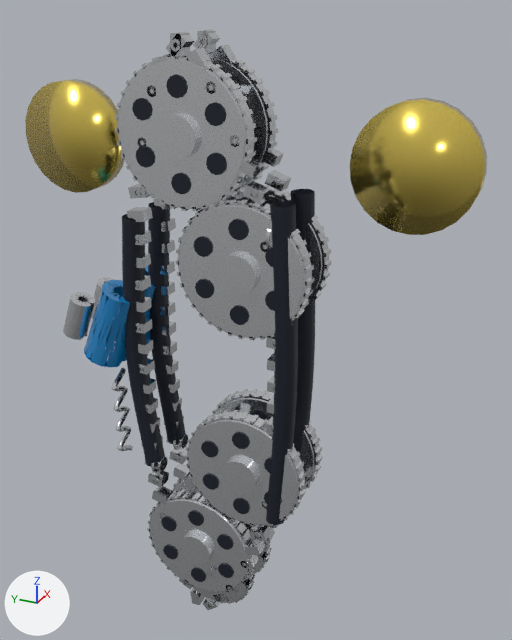
The glTF model public/models/engines/v12/timing-chain.glb, before and after one commit.
Rendered twice from a 50 mm camera at (-0.39, -0.203, 0.23) aimed at (0.023, -0.017, 0.024). The lights are fixed; the arrows at lower left show +X, +Y and +Z. The first picture is the older version. Where no turn or scale is listed for an object, it has been applied to the vertices. Vertices at exactly the same position are counted once.

Objects in the first picture: 'Cam_Gear_Bank1_Exhaust_Front_Plane', 'Cam_Gear_Bank1_Exhaust_Front_Plane_Center_12pt_Bolt', 'Cam_Gear_Bank1_Exhaust_Front_Plane_Lightening_Drill_1', 'Chain_Roller_Pin_Front_1', 'Crank_Snout_Keyway_Bar', 'GEO_Timing_VernierHubs', 'Hydraulic_Tensioner_Body_Front'.
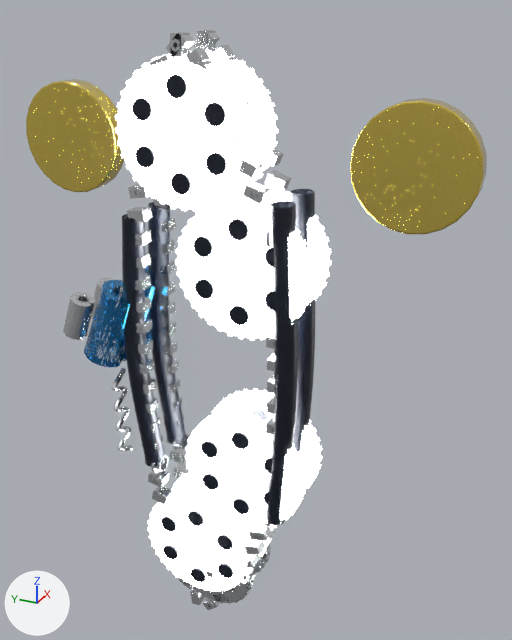
Where the change shows, as pixel boxes (x1, y1, x2, y2) in the pictures (512 x 640 px):
'Cam_Gear_Bank1_Exhaust_Front_Plane', surface changed (lighter): (115, 51, 331, 592) in both
'GEO_Timing_VernierHubs', reshaped: before (25, 79, 487, 235); after (26, 79, 487, 234)
'Hydraulic_Tensioner_Body_Front', surface changed, reshaped: (84, 266, 155, 368) in both
part 1 of me_mesh_geo_timing_vernierhubs, rebuilt: before (350, 98, 487, 235); after (350, 98, 487, 234)
part 2 of me_mesh_geo_timing_vernierhubs, rebuilt: before (25, 79, 124, 193); after (26, 79, 124, 192)

The change in detail:
In material 'Anodized_Hydraulic_Tensioner_Body' (mat_anodized_hydraulic_tensioner_body), metallic goes from 0.12 to 0.9.
In material 'PBR_CNC_Milled_Deck' (mat_pbr_cnc_milled_deck), emission_strength is now set to 12.0.
me_mesh_geo_timing_vernierhubs is used by ob_geo_timing_vernierhubs; location (0.0, 0.0, 0.0).
me_mesh_geo_timing_vernierhubs had 96 vertices, 184 faces and spanned x 0.013..0.027, y -0.158..0.158, z 0.102..0.178.
me_mesh_geo_timing_vernierhubs now has 384 vertices, 760 faces and spans x 0.013..0.027, y -0.158..0.158, z 0.102..0.178.
me_mesh_geo_timing_vernierhubs part 1: the loose piece of 48 vertices spanning x 0.013..0.027, y -0.158..-0.082, z 0.102..0.178 is rebuilt with 192 vertices and now spans x 0.013..0.027, y -0.158..-0.082, z 0.102..0.178.
me_mesh_geo_timing_vernierhubs part 2: the loose piece of 48 vertices spanning x 0.013..0.027, y 0.082..0.158, z 0.102..0.178 is rebuilt with 192 vertices and now spans x 0.013..0.027, y 0.082..0.158, z 0.102..0.178.
me_mesh_93 is used by ob_hydraulic_tensioner_body_front; location (-0.016, 0.075, 0.02).
me_mesh_93 had 3269 vertices, 4608 faces and spanned x -0.016..0.048, y -0.0216..0.0245, z -0.0309..0.0306.
me_mesh_93 now has 19890 vertices, 27648 faces and spans x -0.016..0.048, y -0.0216..0.0245, z -0.0309..0.0306.
me_mesh_93 part 3: 10 vertices moved within x -0.0073..0.0347, y -0.0089..0.0008, z -0.022..0.0296; 2551 vertices removed from x -0.0156..0.0475, y -0.0214..0.024, z -0.0308..0.0305; 19172 vertices added at x -0.0158..0.0478, y -0.0216..0.0243, z -0.0309..0.0306.
